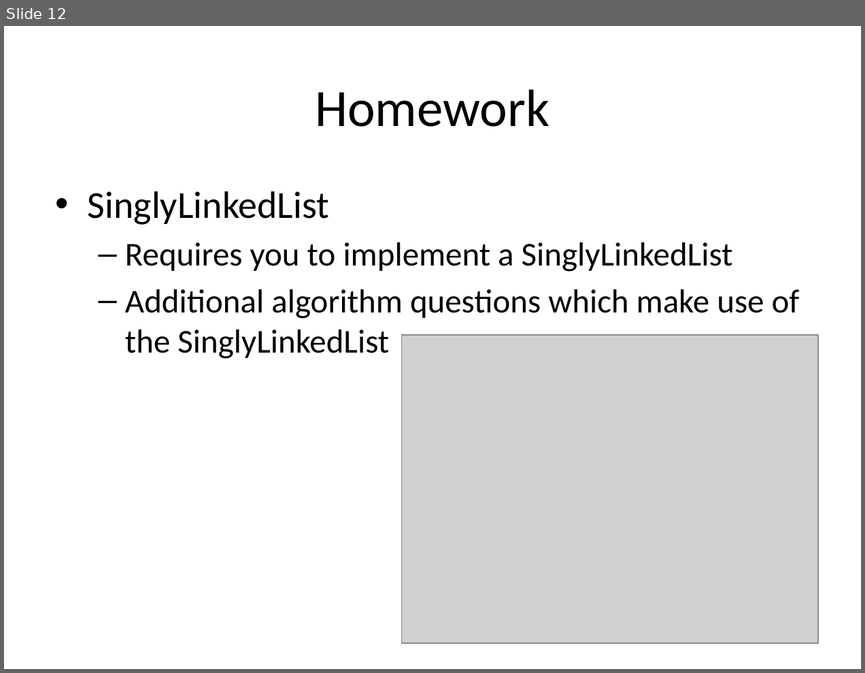
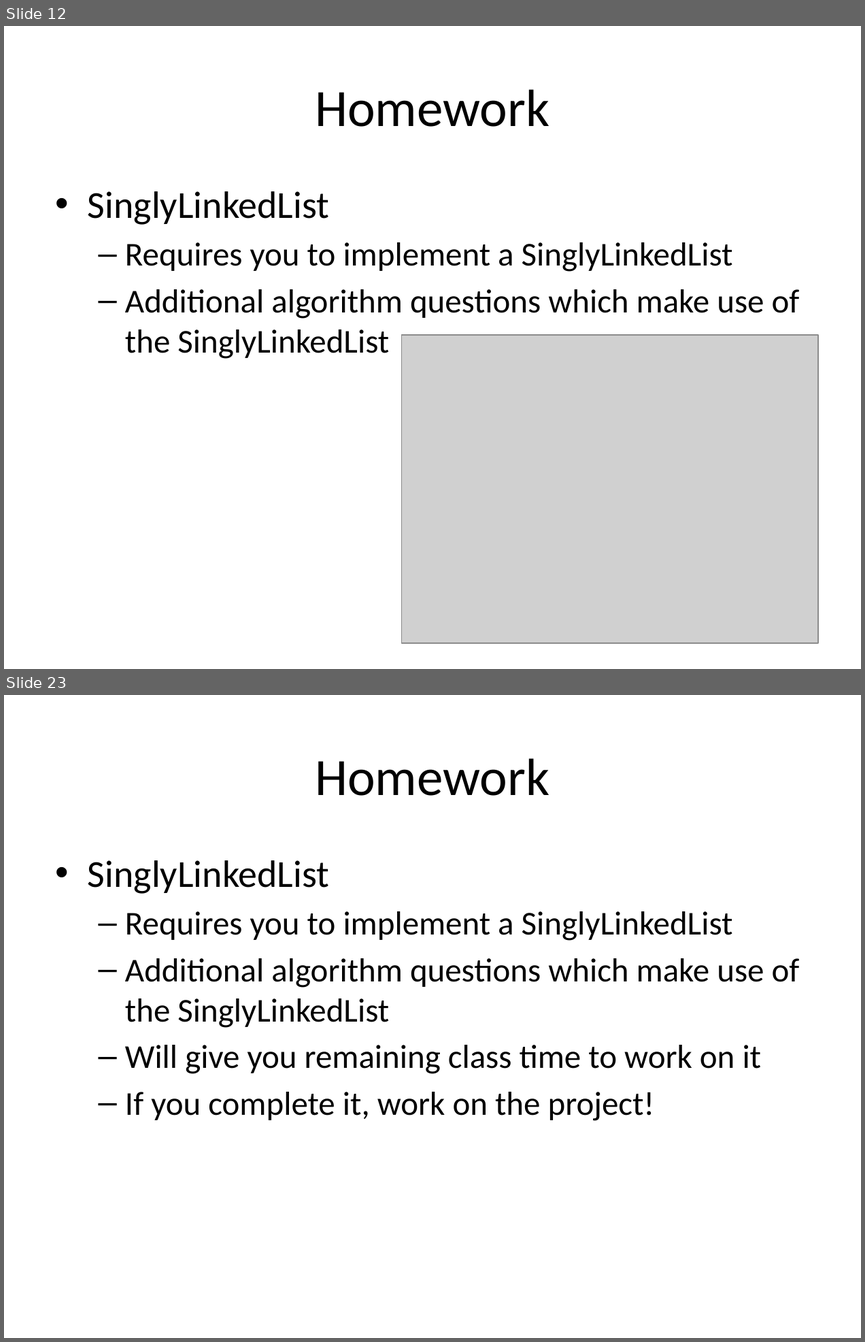
Before and after one commit to RHIT-CSSE/csse220, a slide deck: ClassMaterials/LinkedLists/Slides/LinkedLists.pptx. Shown one above the other, each under a label of ours: slide 12 before the commit, slides 12 and 23 after it; the slides between them are not shown. The pictures are 865x673 and 865x1342 pixels, drawn with LibreOffice and Linux fonts; fonts in the diff are those of the drawing; grey boxes stand for pictures. Boxes give left, top, right and bottom in pixels: in the first picture for what was removed or moved away, otherwise in the second. Text is boxed around its words. In the diff, an @@ line names an element or a change of style, - is before the commit and + after.

Commit message:
updated linked list slides

```diff
--- a/ClassMaterials/LinkedLists/Slides/LinkedLists.pptx
+++ b/ClassMaterials/LinkedLists/Slides/LinkedLists.pptx
@@ slide 23 added at <box>4,695,861,1338</box>, background #FFFFFF @@
@@ title added at <box>315,758,549,796</box>, 44 pt, text #000000 @@
+Homework
@@ text added at <box>88,860,800,1121</box>, 28 pt, text #000000 @@
+• SinglyLinkedList
+  – Requires you to implement a SinglyLinkedList
+  – Additional algorithm questions which make use of the SinglyLinkedList
+  – Will give you remaining class time to work on it
+  – If you complete it, work on the project!
```
Also in this commit, not shown: 10 other slides added.
